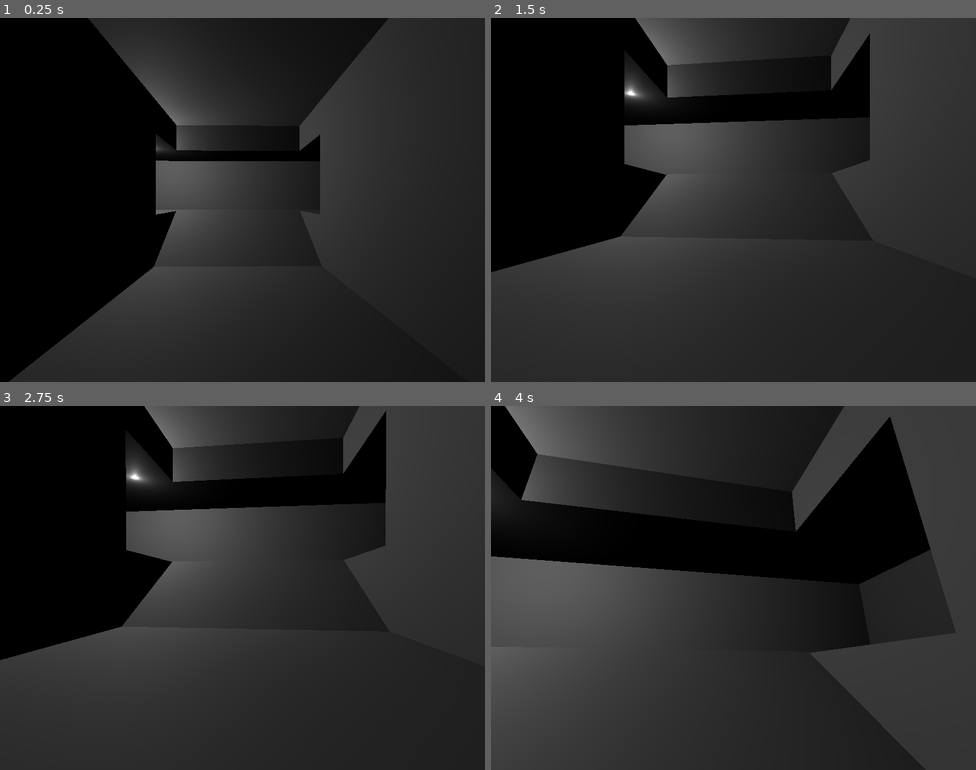
Above: before the commit, frames 1-4 (two rows, left to right).
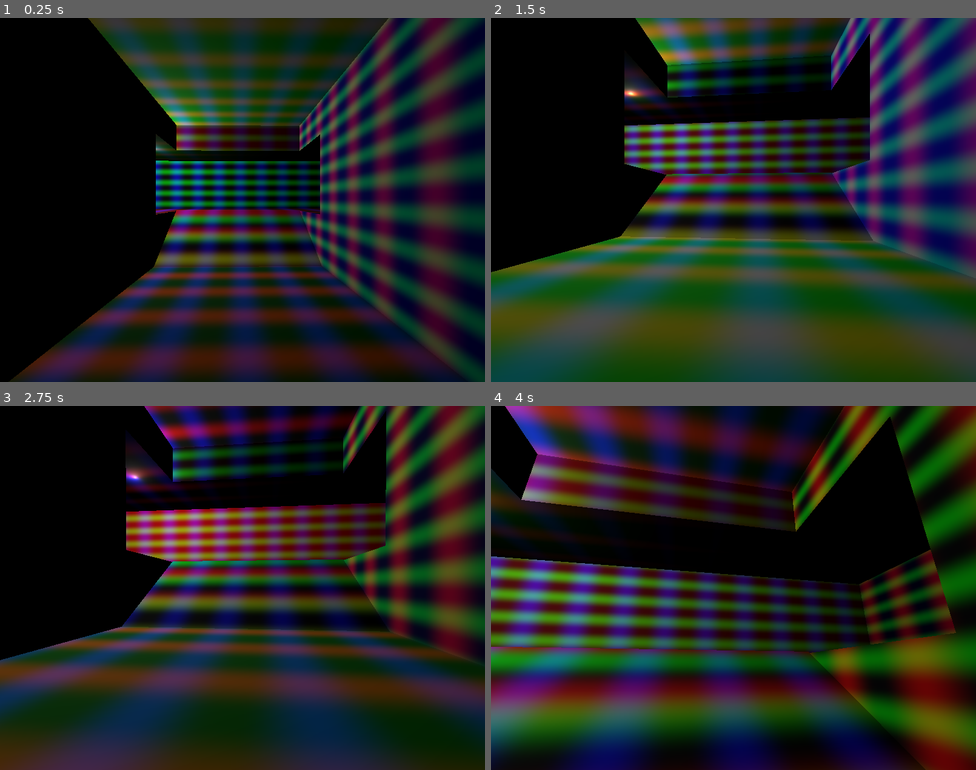
Above: after the commit, the same moments.

Repository: J0eCool/NullDream
Game: Godot game, scene res://WalkingSim.tscn
Two runs of this game, one before a commit and one after it. Both use one fixed random seed, a clock stepped at 60 frames per second and the inputs below. This scene is started directly instead of the project's main scene.
Inputs (mouse positions are in pixels of both pictures, inside the frame that each line leads up to):
- Up to frame 1 (0.25 s): no input
- Up to frame 2 (1.5 s): move the mouse to (757, 200) at 0.52 s; hold W (move_up) from 0.53 s (still down); tap J (attack) at 0.6 s; tap K (jump) at 0.77 s; move the mouse to (709, 200) at 1.27 s; tap E (use) at 1.35 s
- Up to frame 3 (2.75 s): tap K (jump) at 1.52 s; move the mouse to (291, 507) at 2.02 s; release W (move_up) at 2.03 s; hold D (move_right) from 2.03 s (still down); tap J (attack) at 2.1 s
- Up to frame 4 (4 s): move the mouse to (709, 660) at 2.77 s; release D (move_right) at 2.78 s; hold W (move_up) from 2.78 s (still down); tap E (use) at 2.85 s; click (709, 660) at 2.92 s; tap K (jump) at 3.02, 3.77 s; move the mouse to (767, 591) at 3.52 s; tap J (attack) at 3.6 s

The runs differ from the first frame. In frame 1, 50% of the frame differs, in the area x 1-100%, y 0-100%; in frame 2, 71%; in frame 3, 64%; in frame 4, 71%, in the area x 0-100%, y 0-100%.

Commit message:
funky shader party zone

Diff:
--- /dev/null
+++ b/WalkingSim.gdshader
@@ -0,0 +1,21 @@
+shader_type spatial;
+
+
+
+float wave(float s) {
+	return 0.5 + 0.5*sin(TAU*s);
+}
+
+void fragment() {
+	// Place fragment code here.
+	vec3 c = vec3(1.0, 0, 0);
+//	vec3 pos = (vec4(VERTEX, 1) * INV_VIEW_MATRIX).xyz;
+	vec3 pos = (INV_VIEW_MATRIX * vec4(VERTEX, 1)).xyz;
+//	c.r = 0.5 + 0.5*sin(0.3*TAU*TIME);
+	c.r = wave(pos.x + TIME);
+	c.g = wave(2.*pos.y + TIME);
+	c.b = wave(pos.z + 3.*TIME);
+//	c = pos;
+//	c.r = VERTEX.x
+	ALBEDO = c;
+}
--- a/WalkingSim.tscn
+++ b/WalkingSim.tscn
@@ -1,6 +1,11 @@
-[gd_scene load_steps=4 format=3 uid="uid://bg76xl4xjwhow"]
+[gd_scene load_steps=6 format=3 uid="uid://bg76xl4xjwhow"]
 
 [ext_resource type="Script" path="res://WalkingPlayer.gd" id="1_1nv46"]
+[ext_resource type="Shader" path="res://WalkingSim.gdshader" id="1_d7nwl"]
+
+[sub_resource type="ShaderMaterial" id="ShaderMaterial_3ict5"]
+render_priority = 0
+shader = ExtResource("1_d7nwl")
 
 [sub_resource type="StandardMaterial3D" id="StandardMaterial3D_yw0cf"]
 albedo_color = Color(1, 0, 0, 1)
@@ -17,6 +22,7 @@
 transform = Transform3D(0.854087, -0.52013, 0, 0.52013, 0.854087, 0, 0, 0, 1, 1.05121, -0.742553, 0.17274)
 use_collision = true
 size = Vector3(1.2, 0.8, 2)
+material = SubResource("ShaderMaterial_3ict5")
 
 [node name="CSGCombiner3D" type="CSGCombiner3D" parent="Terrain"]
 transform = Transform3D(1, 0, 0, 0, 1, 0, 0, 0, 1, 0.043086, -0.115003, 0.17274)
@@ -26,11 +32,13 @@
 transform = Transform3D(1, 0, 0, 0, 1, 0, 0, 0, 1, -1.42604, 0.403165, 0)
 flip_faces = true
 size = Vector3(5.5, 2, 2)
+material = SubResource("ShaderMaterial_3ict5")
 
 [node name="CSGBox3D2" type="CSGBox3D" parent="Terrain/CSGCombiner3D"]
 transform = Transform3D(1, 0, 0, 0, 1, 0, 0, 0, 1, 1.35141, 0.505922, 0)
 flip_faces = true
 size = Vector3(2, 0.977937, 4.8)
+material = SubResource("ShaderMaterial_3ict5")
 
 [node name="CharacterBody3D" type="CharacterBody3D" parent="."]
 transform = Transform3D(1.97674, 0, 0, 0, 1.97674, 0, 0, 0, 1.97674, -2.48671, 0.0978806, 0.17274)
